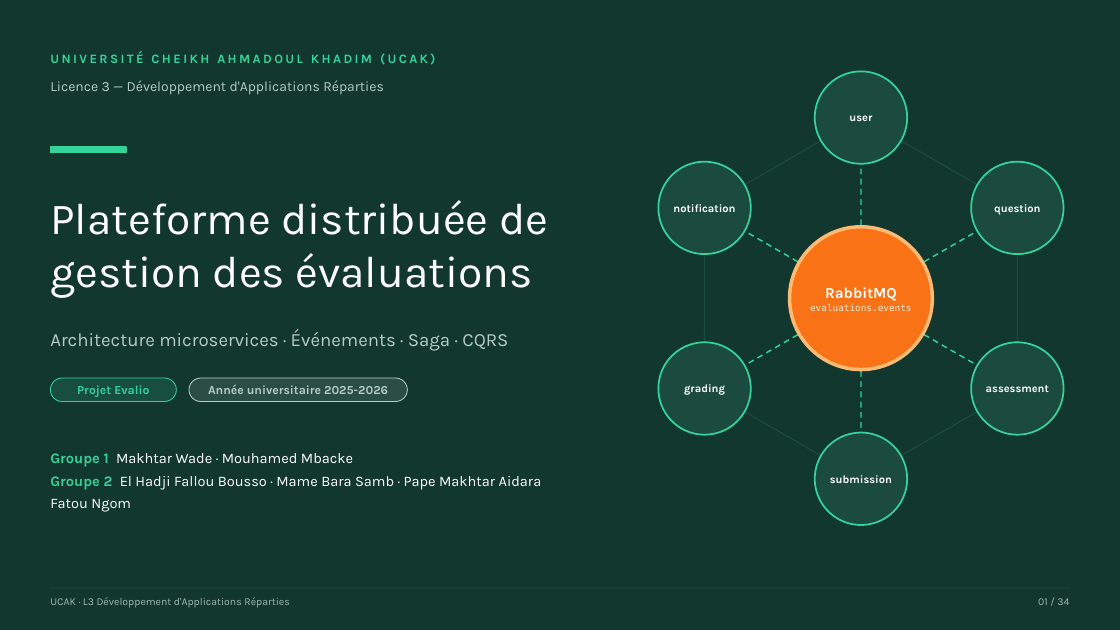
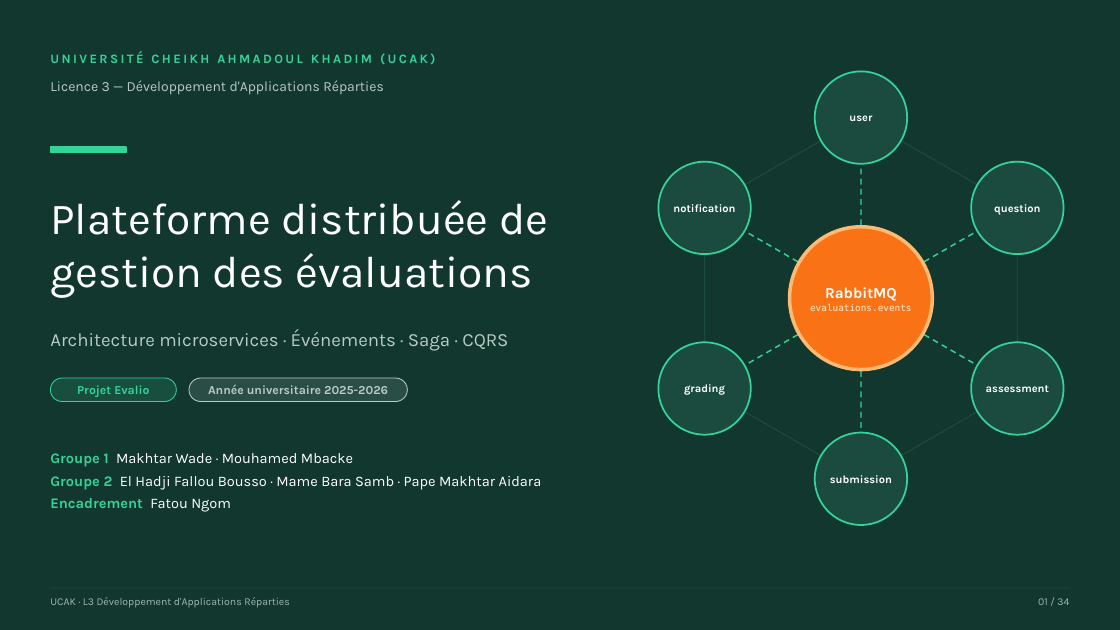
Before and after one commit to makhtar2/tp-microservices-evaluations, a slide deck: slide 1 of presentation/Soutenance-Plateforme-Evaluations.pptx. Drawn at 1120x630 pixels with LibreOffice and Linux fonts; fonts in the diff are those of the drawing. Boxes give left, top, right and bottom in pixels: in the first picture for what was removed or moved away, otherwise in the second. Text is boxed around its words. In the diff, an @@ line names an element or a change of style, - is before the commit and + after.

Commit message:
docs(presentation): support régénéré, cinq présentateurs et encadrement par Fatou Ngom

```diff
--- a/presentation/Soutenance-Plateforme-Evaluations.pptx
+++ b/presentation/Soutenance-Plateforme-Evaluations.pptx
@@ text at [50, 498, 231, 512]: text changed; text colour #FFFFFF to #34D399; bold on @@
-Fatou Ngom
+Encadrement Fatou Ngom
```
Also in this commit, not shown: 25 other slides changed.
